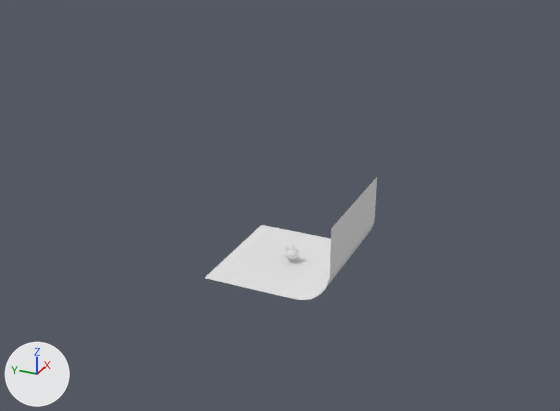
Two versions of the Blender file Planeta.blend, one commit apart.
Rendered twice from a 50 mm lens placed at (-256.0, -110.0, 148.0), pointed at (-9.0, 1.0, 25.0). Every picture has the same lights, and +X, +Y and +Z are marked at lower left.

The older version as bpy lines, for what is in view:
```python
me_plane_038 = bpy.data.meshes.new('Plane.038')
me_plane_038.from_pydata(...)  # 26 vertices, 12 faces; spans x -1.0..1.0, y -1.0..1.0, z 0.0..1.23
me_plane_038.polygons.foreach_set('use_smooth', [True] * 12)
ob_plane = bpy.data.objects.new('Plane', me_plane_038)
ob_plane.location = (0.0, 0.0, -4.0)
ob_plane.scale = (26.1, 26.1, 26.1)
```
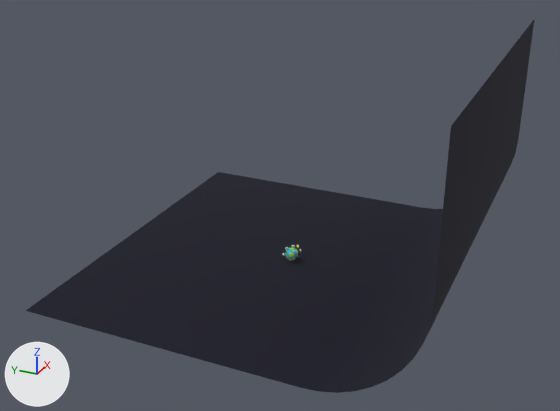
Changed parts and their boxes (x1, y1, x2, y2) in the pictures (560 x 411 px):
'Plane', recoloured, rescaled (white to black, 194% wider, 202% taller): before (205, 177, 377, 300); after (26, 20, 534, 393)

The change in detail:
Material 'Material.002' (mat_material_002) is new.
Its base color is (0.00526, 0.00504, 0.0173) (black #101024).
Its roughness is 1.0.
me_plane_038 has 26 vertices, 12 faces and spans x -1.0..1.0, y -1.0..1.0, z 0.0..1.23.
me_plane_038 now uses material mat_material_002 (black #101024).
Object 'Plane' (ob_plane) is rescaled from (26.1, 26.1, 26.1) to (73.8, 73.8, 73.8).
